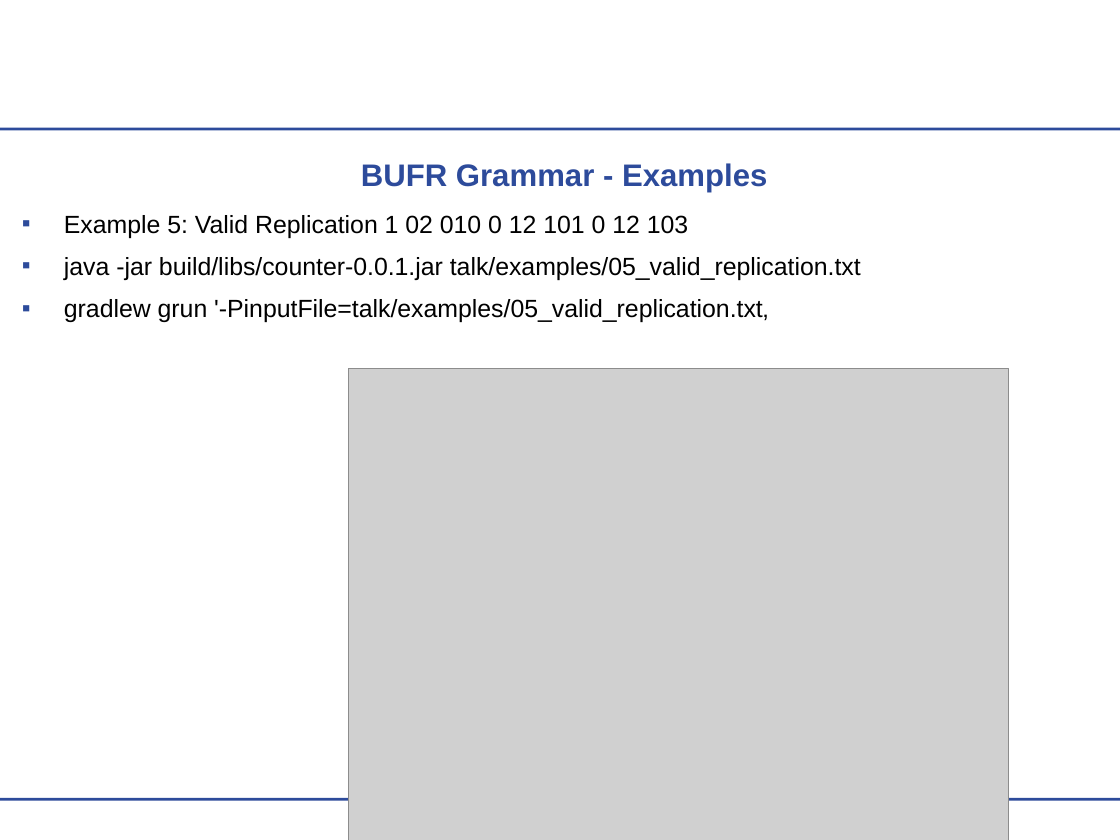
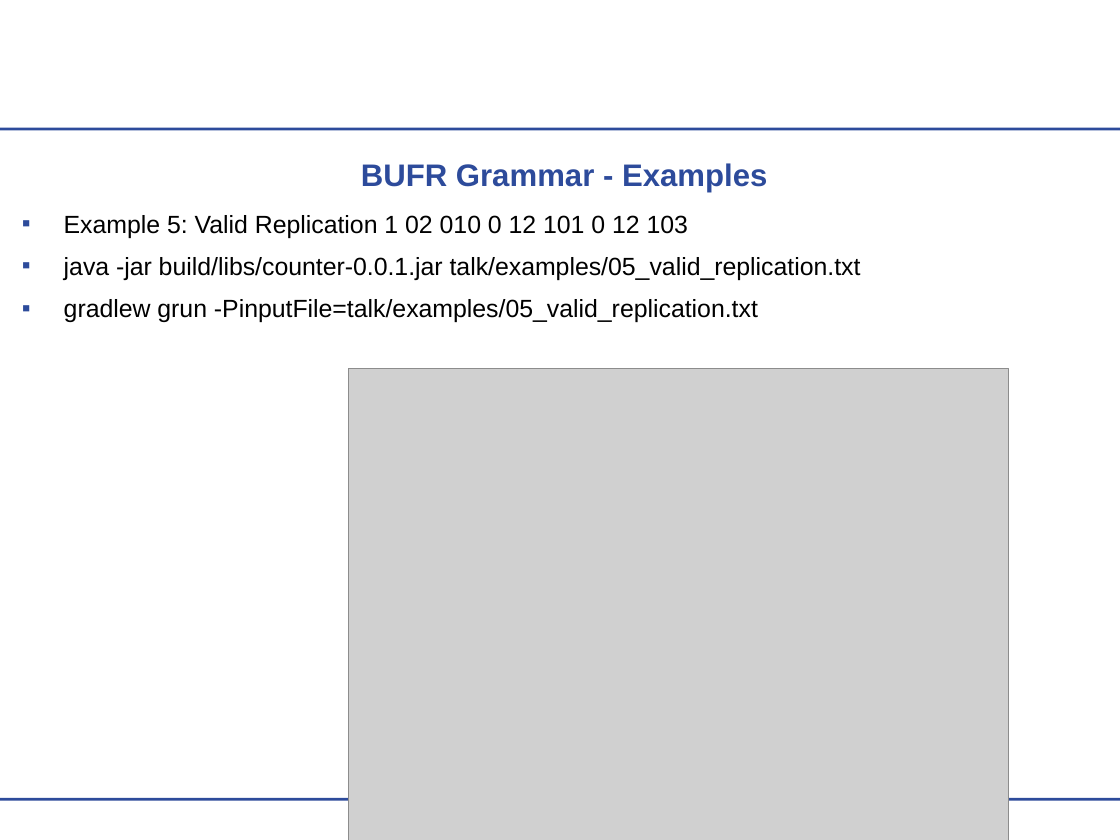
Before and after one commit to mheene/bufr-grammar, a slide deck: slide 12 of talk/BUFR-Grammar-Talk.ppt. Drawn at 1120x840 pixels with LibreOffice and Linux fonts; fonts in the diff are those of the drawing; grey boxes stand for pictures; background and template pictures are left out. Boxes give left, top, right and bottom in pixels: in the first picture for what was removed or moved away, otherwise in the second. Text is boxed around its words. In the diff, an @@ line names an element or a change of style, - is before the commit and + after.

Commit message:
Slides updated and avm example added

```diff
--- a/talk/BUFR-Grammar-Talk.ppt
+++ b/talk/BUFR-Grammar-Talk.ppt
@@ text at bbox=[64, 299, 758, 322]: text changed @@
-▪ gradlew grun '-PinputFile=talk/examples/05_valid_replication.txt‚
+▪ gradlew grun -PinputFile=talk/examples/05_valid_replication.txt
```
Also in this commit, not shown: 12 other slides changed, 1 slide added, 4 other files.
